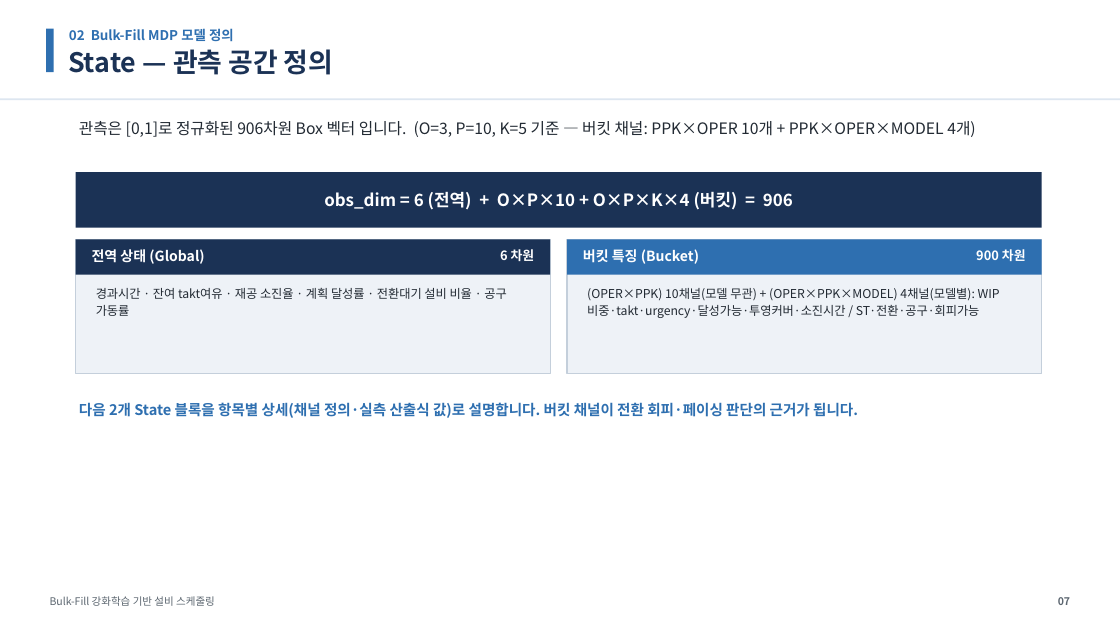
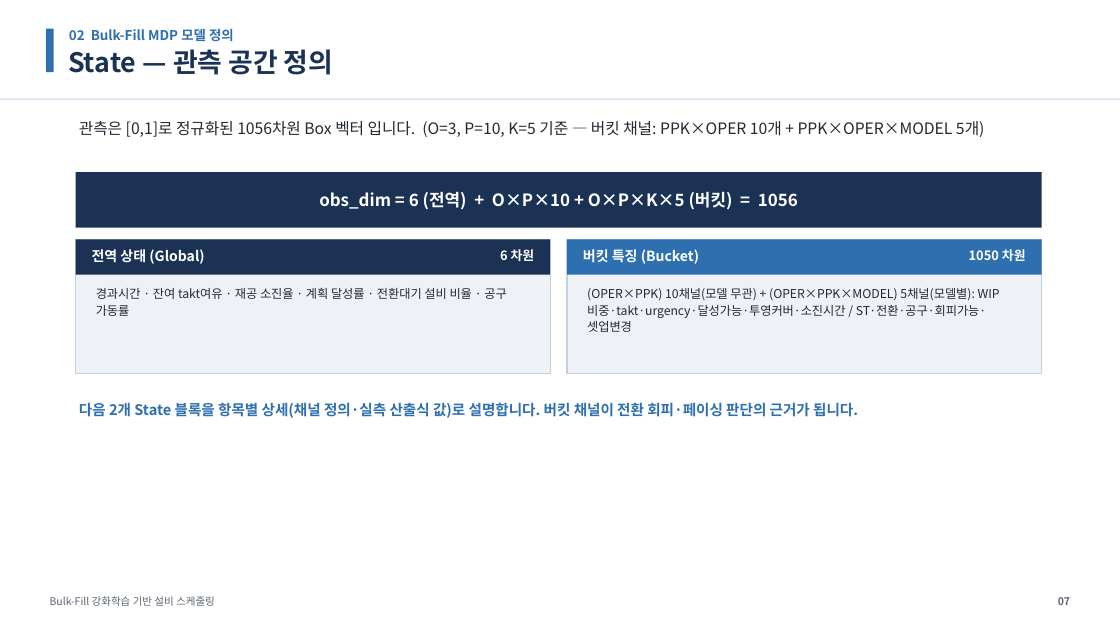
Before and after one commit to relighting123/pjt_scheduling, a slide deck: slide 7 of docs/스케줄링_발표자료.pptx. Drawn at 1120x630 pixels with LibreOffice and Linux fonts; fonts in the diff are those of the drawing. Boxes give left, top, right and bottom in pixels: in the first picture for what was removed or moved away, otherwise in the second. Text is boxed around its words. In the diff, an @@ line names an element or a change of style, - is before the commit and + after.

```diff
--- a/docs/스케줄링_발표자료.pptx
+++ b/docs/스케줄링_발표자료.pptx
@@ text at [79, 121, 985, 137]: text changed @@
-관측은 [0,1]로 정규화된 906차원 Box 벡터 입니다. (O=3, P=10, K=5 기준 — 버킷 채널: PPK×OPER 10개 + PPK×OPER×MODEL 4개)
+관측은 [0,1]로 정규화된 1056차원 Box 벡터 입니다. (O=3, P=10, K=5 기준 — 버킷 채널: PPK×OPER 10개 + PPK×OPER×MODEL 5개)
@@ text at [319, 191, 798, 210]: text changed @@
-obs_dim = 6 (전역) + O×P×10 + O×P×K×4 (버킷) = 906
+obs_dim = 6 (전역) + O×P×10 + O×P×K×5 (버킷) = 1056
@@ text at [969, 249, 1026, 261]: text changed @@
-900 차원
+1050 차원
@@ text at [587, 288, 986, 332]: text changed @@
-(OPER×PPK) 10채널(모델 무관) + (OPER×PPK×MODEL) 4채널(모델별): WIP비중·takt·urgency·달성가능·투영커버·소진시간 / ST·전환·공구·회피가능
+(OPER×PPK) 10채널(모델 무관) + (OPER×PPK×MODEL) 5채널(모델별): WIP비중·takt·urgency·달성가능·투영커버·소진시간 / ST·전환·공구·회피가능·셋업변경
```
Also in this commit, not shown: 1 other slide changed.
